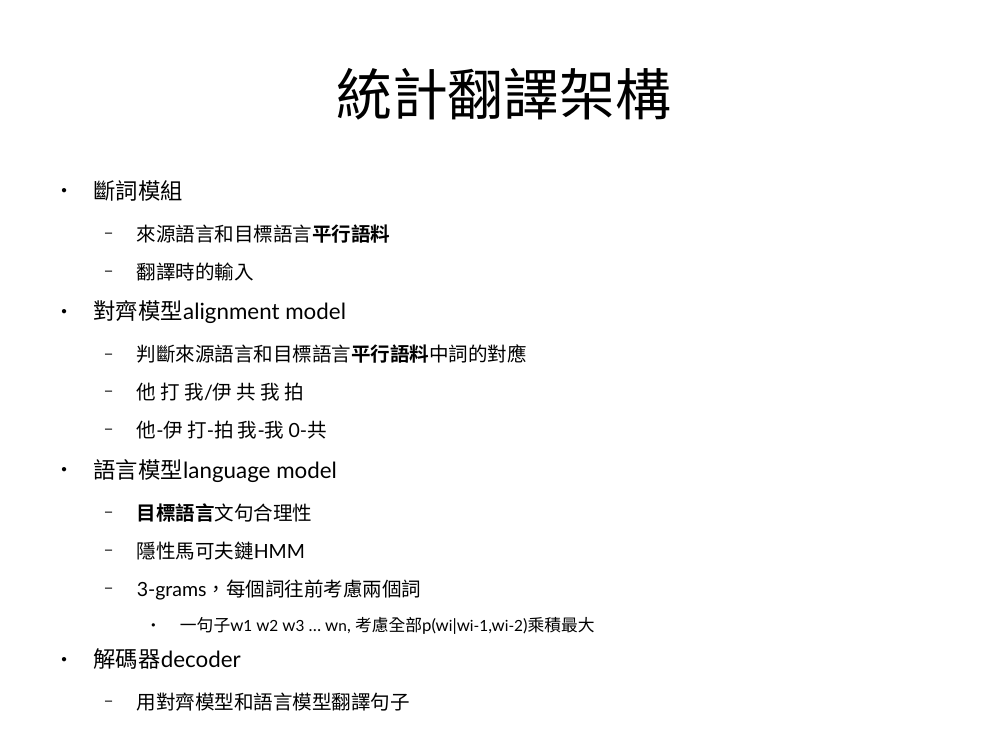
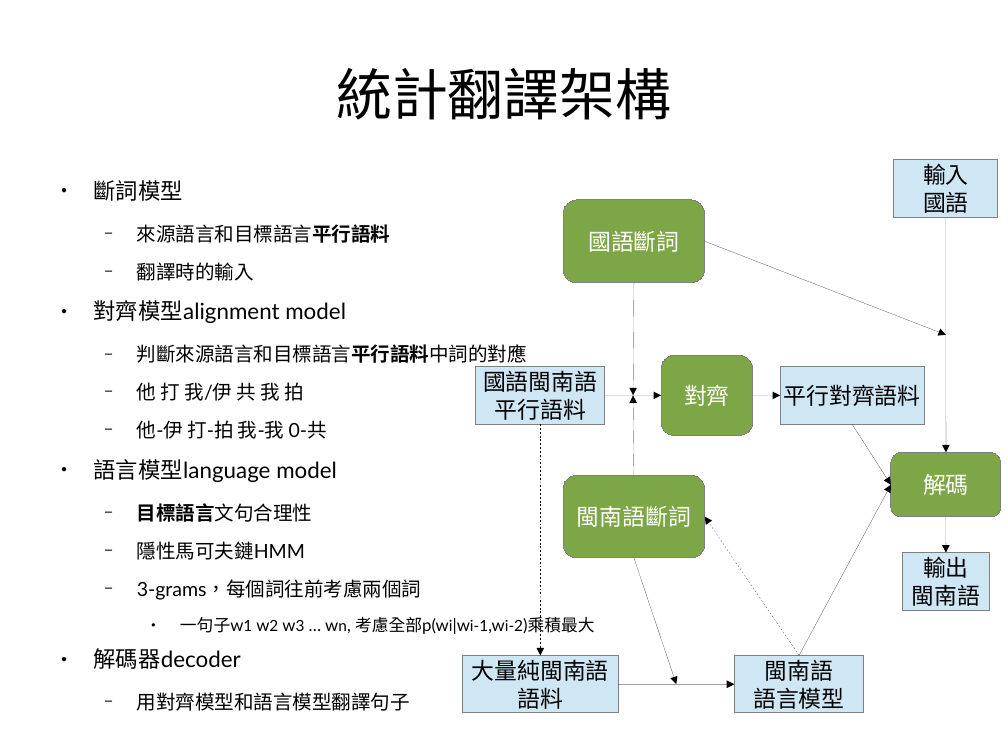
Before and after one commit to sih4sing5hong5/po3-ko3_tau5-iann2-phinn3, a slide deck: slide 18 of 翻譯報告.odp (slide 2 before the commit). Drawn at 1008x756 pixels with LibreOffice and Linux fonts; fonts in the diff are those of the drawing. Boxes give left, top, right and bottom in pixels: in the first picture for what was removed or moved away, otherwise in the second. Text is boxed around its words. In the diff, an @@ line names an element or a change of style, - is before the commit and + after.

```diff
--- a/翻譯報告.odp
+++ b/翻譯報告.odp
@@ text at bbox=[94, 180, 183, 201]: text changed @@
-● 斷詞模組
+● 斷詞模型
@@ group added at bbox=[462, 159, 1001, 713]: 13 arrows, 6 rectangles, 4 rounded rectangles @@
+輸入
+國語
+國語斷詞
+對齊
+閩南語
+語言模型
+平行對齊語料
+解碼
+輸出
+閩南語
+國語閩南語
+平行語料
+閩南語斷詞
+大量純閩南語
+語料
```
Also in this commit, not shown: 5 other slides changed, 5 slides added, 2 slides removed.
